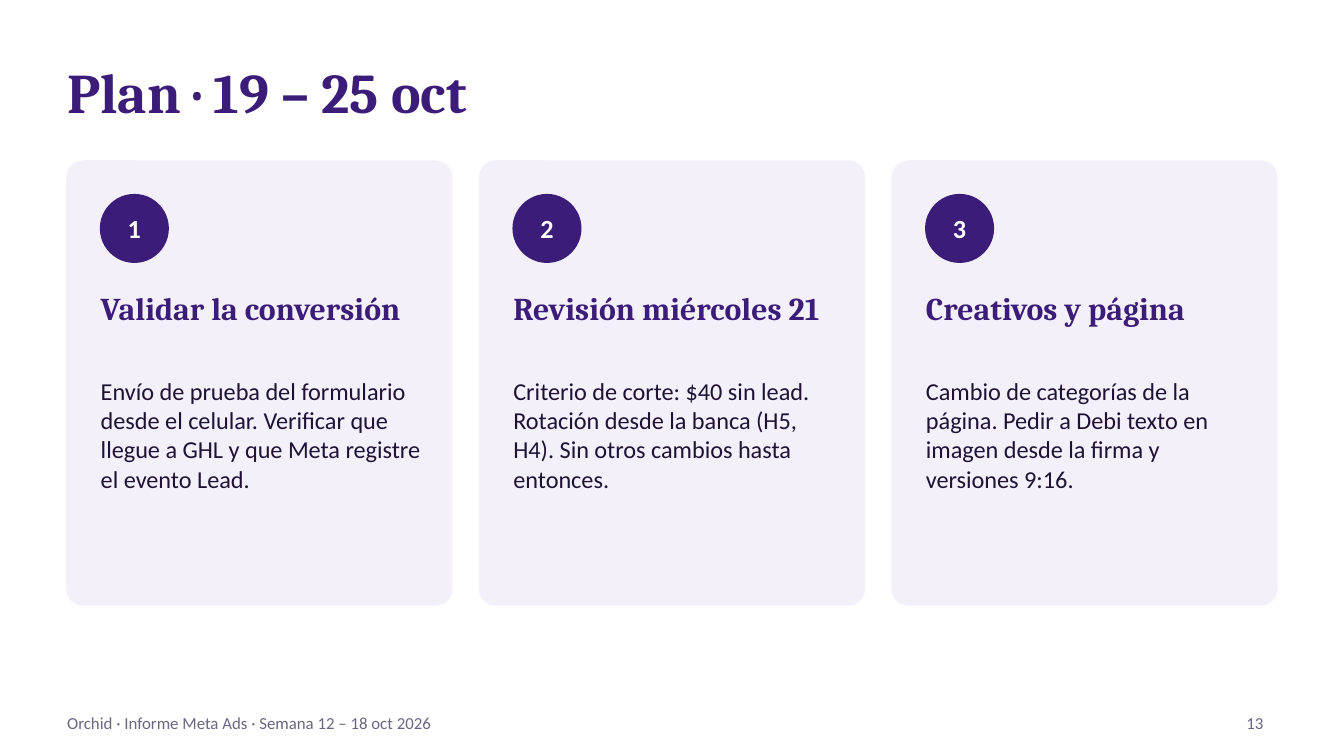
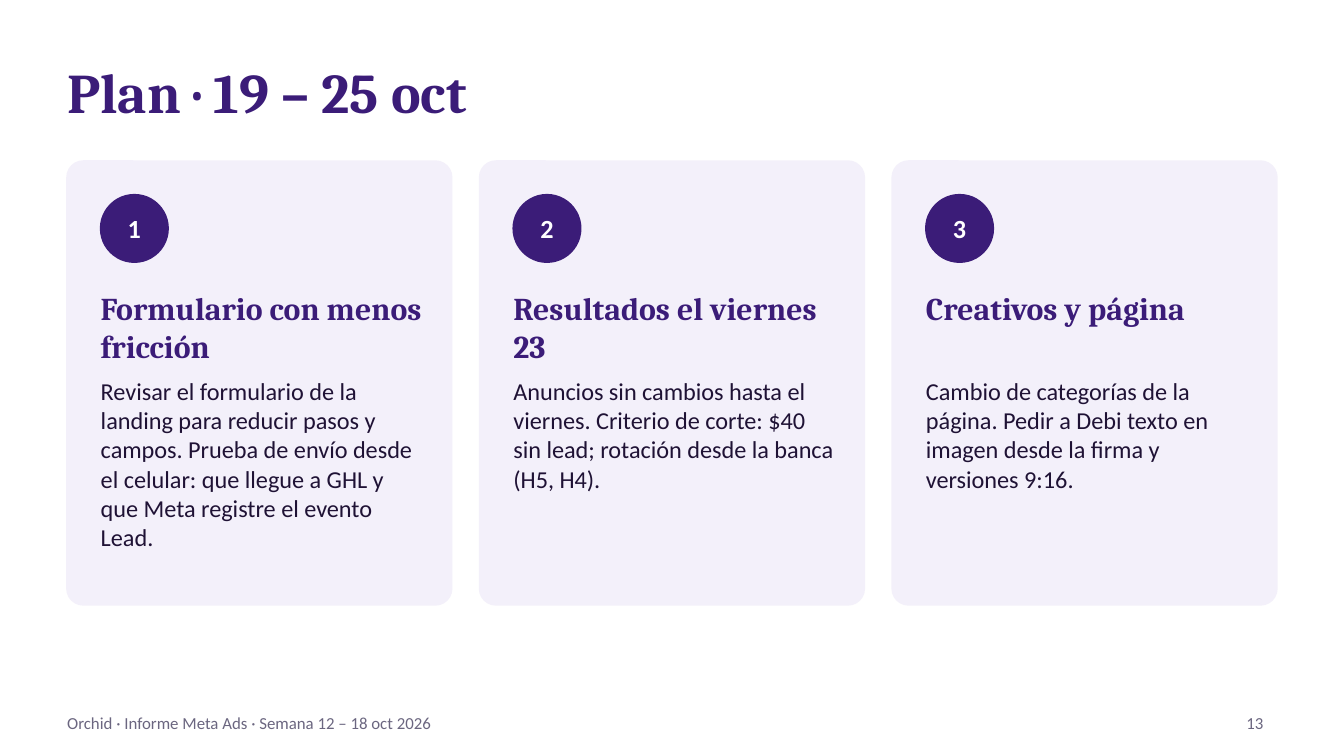
Before and after one commit to manlizard-sys/MetaADS2026, a slide deck: slide 13 of build/reports/informes/Informe_Meta_Ads_Orchid_2026-10-19.pptx. Drawn at 1344x756 pixels with LibreOffice and Linux fonts; fonts in the diff are those of the drawing. Boxes give left, top, right and bottom in pixels: in the first picture for what was removed or moved away, otherwise in the second. Text is boxed around its words. In the diff, an @@ line names an element or a change of style, - is before the commit and + after.

```diff
--- a/build/reports/informes/Informe_Meta_Ads_Orchid_2026-10-19.pptx
+++ b/build/reports/informes/Informe_Meta_Ads_Orchid_2026-10-19.pptx
@@ text at (x1=101, y1=298, x2=422, y2=359): text changed @@
-Validar la conversión
+Formulario con menos fricción
@@ text at (x1=513, y1=298, x2=817, y2=359): text changed @@
-Revisión miércoles 21
+Resultados el viernes 23
@@ text at (x1=101, y1=383, x2=412, y2=546): text changed @@
-Envío de prueba del formulario desde el celular. Verificar que llegue a GHL y que Meta registre el evento Lead.
+Revisar el formulario de la landing para reducir pasos y campos. Prueba de envío desde el celular: que llegue a GHL y que Meta registre el evento Lead.
@@ text at (x1=513, y1=383, x2=833, y2=491): text changed @@
-Criterio de corte: $40 sin lead. Rotación desde la banca (H5, H4). Sin otros cambios hasta entonces.
+Anuncios sin cambios hasta el viernes. Criterio de corte: $40 sin lead; rotación desde la banca (H5, H4).
```
Also in this commit, not shown: 3 other files.
